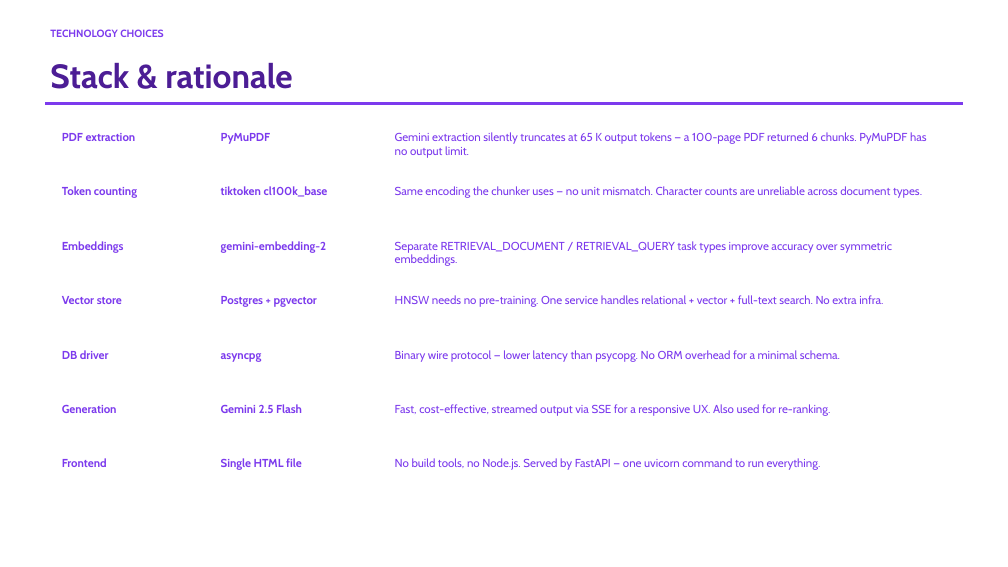
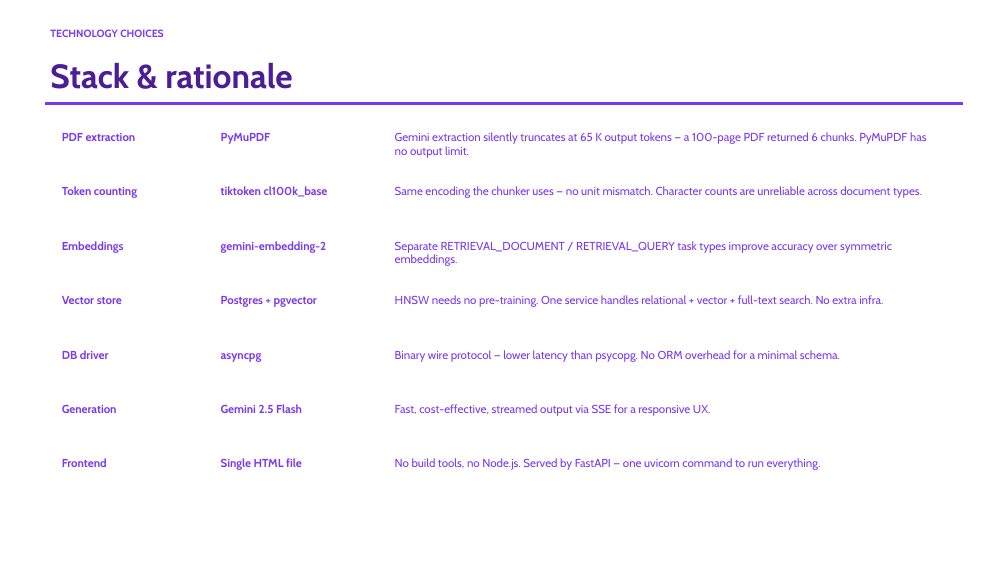
Before and after one commit to GaneshMadarasu/nymbl-demo-RAG-system, a slide deck: slide 7 of NYMBL-DOCRAG.pptx. Drawn at 1008x567 pixels with LibreOffice and Linux fonts; fonts in the diff are those of the drawing. Boxes give left, top, right and bottom in pixels: in the first picture for what was removed or moved away, otherwise in the second. Text is boxed around its words. In the diff, an @@ line names an element or a change of style, - is before the commit and + after.

```diff
--- a/NYMBL-DOCRAG.pptx
+++ b/NYMBL-DOCRAG.pptx
@@ text at <box>395,404,711,416</box>: text changed @@
-Fast, cost-effective, streamed output via SSE for a responsive UX. Also used for re-ranking.
+Fast, cost-effective, streamed output via SSE for a responsive UX.
```
Also in this commit, not shown: 2 other slides changed.
